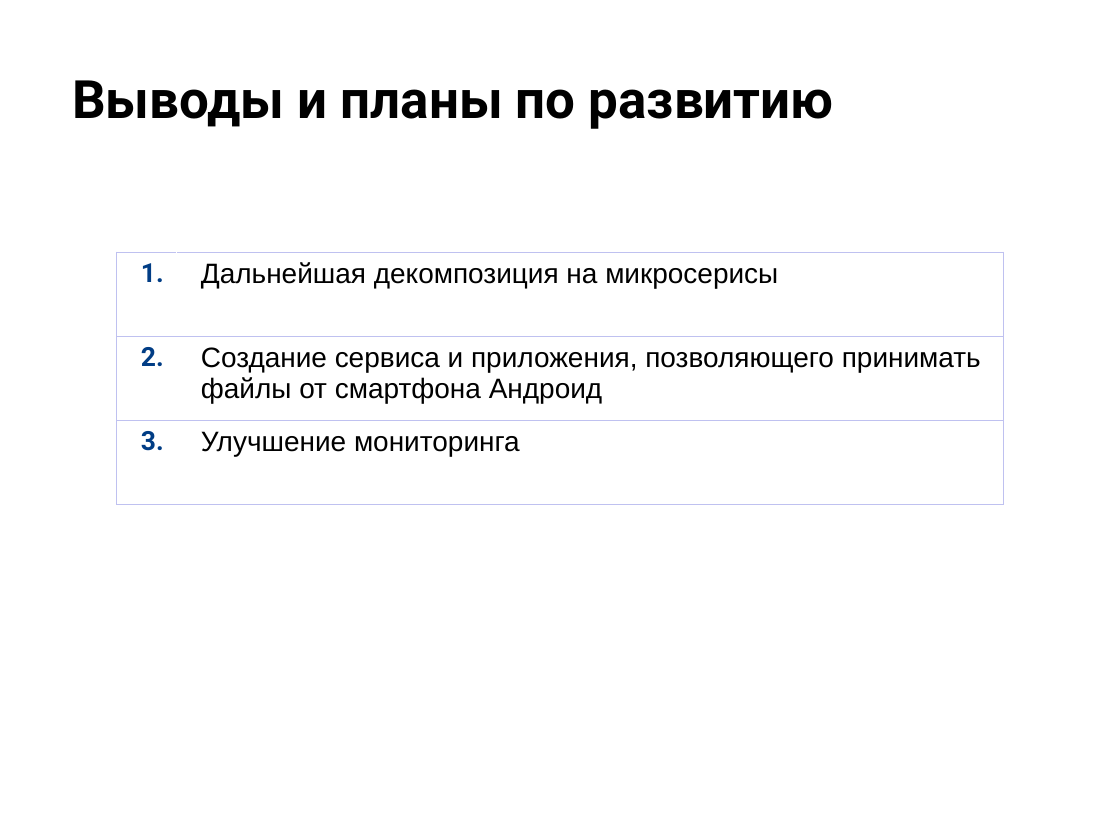
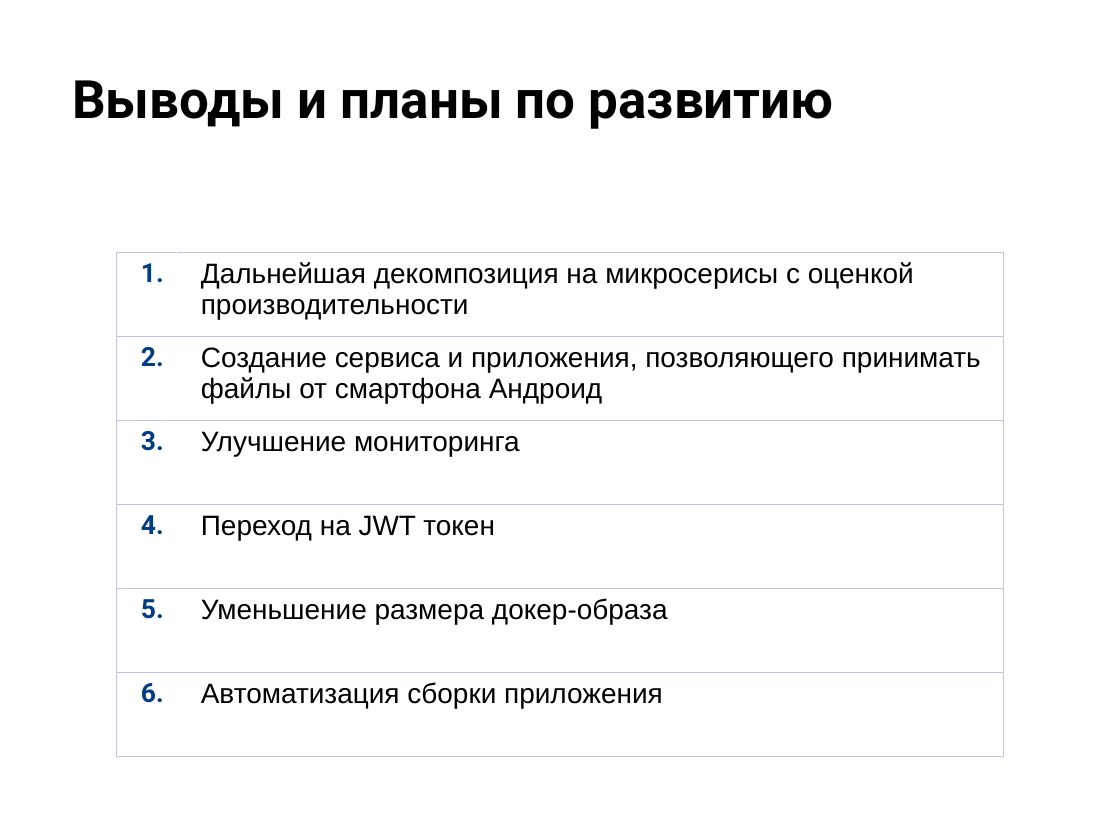
Before and after one commit to MichaelNS/otus_micro_arch, a slide deck: slide 16 of project/Защита проекта_синяя.pptx (slide 10 before the commit). Drawn at 1120x840 pixels with LibreOffice and Linux fonts; fonts in the diff are those of the drawing; background and template pictures are left out. Boxes give left, top, right and bottom in pixels: in the first picture for what was removed or moved away, otherwise in the second. Text is boxed around its words. In the diff, an @@ line names an element or a change of style, - is before the commit and + after.

```diff
--- a/project/Защита проекта_синяя.pptx
+++ b/project/Защита проекта_синяя.pptx
@@ table at <box>116,252,1004,756</box> @@
-row 1, column 2: Дальнейшая декомпозиция на микросерисы
+row 1, column 2: Дальнейшая декомпозиция на микросерисы с оценкой производительности
+row 4: 4. | Переход на JWT токен
+row 5: 5. | Уменьшение размера докер-образа
+row 6: 6. | Автоматизация сборки приложения
```
Also in this commit, not shown: 5 other slides changed, 6 slides added, 8 slides removed, 17 other files.
